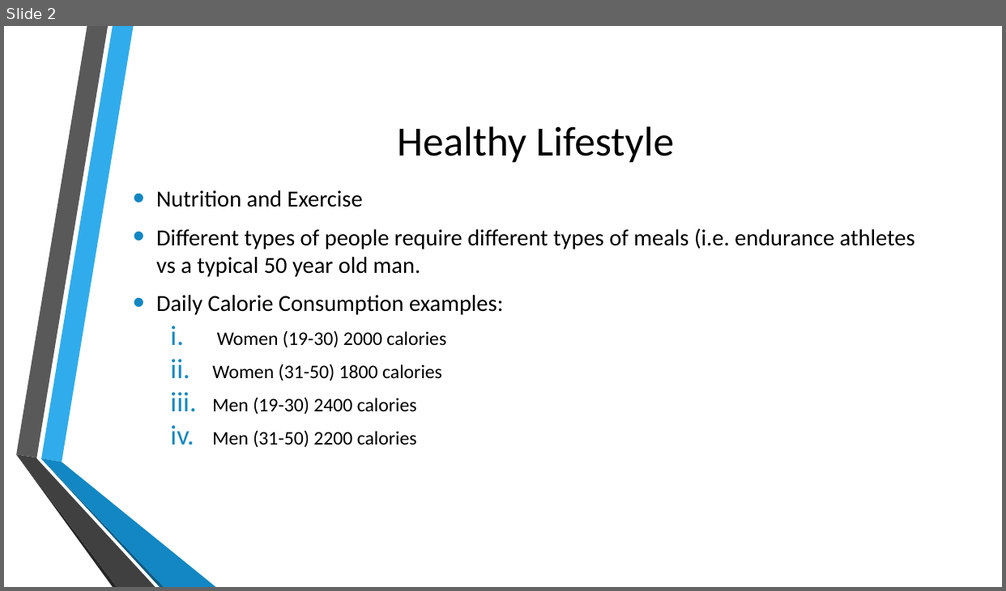
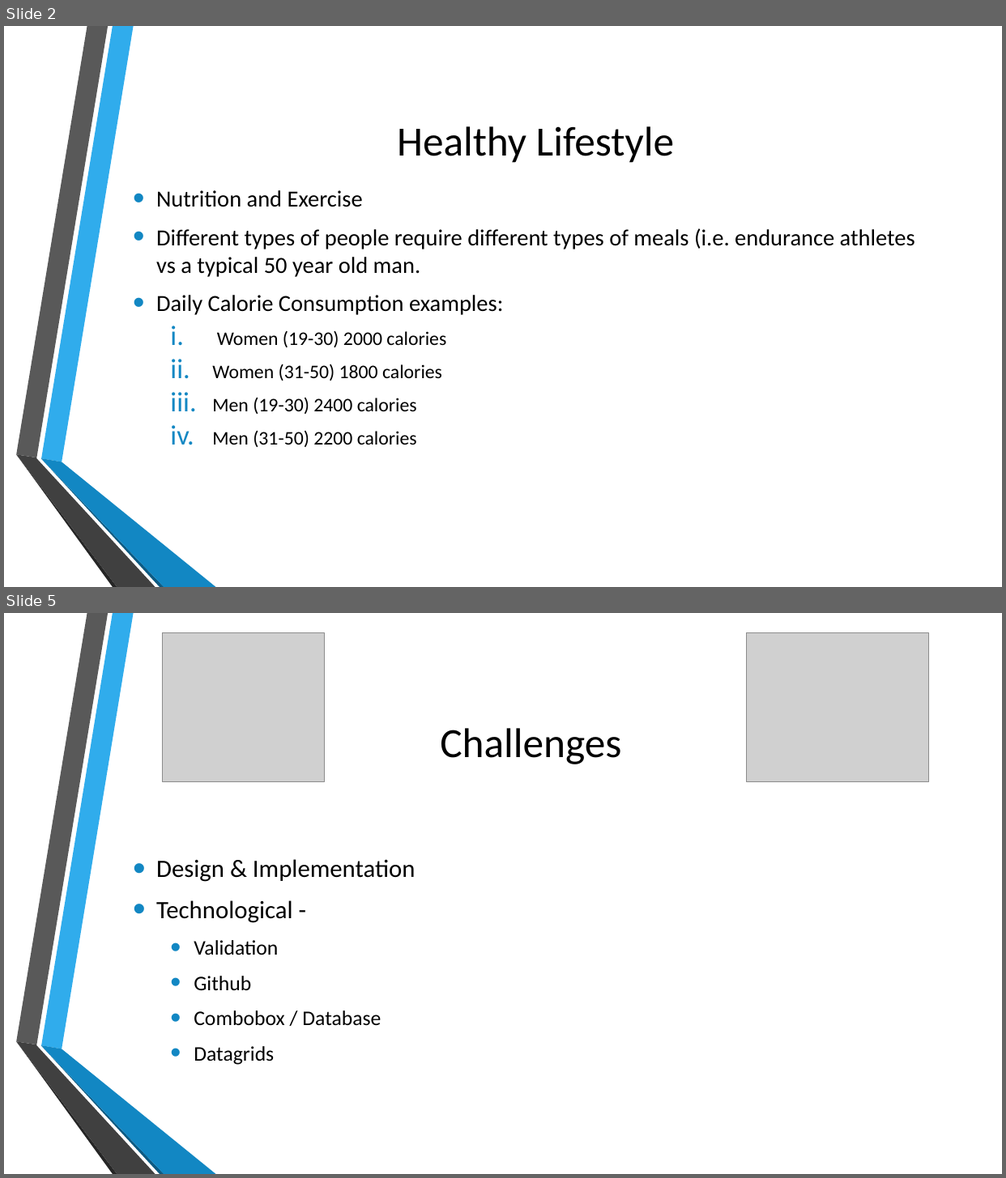
Before and after one commit to dpalucci/ProjectHealth, a slide deck: ProjectHealthPPT.pptx. Shown one above the other, each under a label of ours: slide 2 before the commit, slides 2 and 5 after it; the slides between them are not shown. The pictures are 1006x591 and 1006x1178 pixels, drawn with LibreOffice and Linux fonts; fonts in the diff are those of the drawing; grey boxes stand for pictures; background and template pictures are left out. Boxes give left, top, right and bottom in pixels: in the first picture for what was removed or moved away, otherwise in the second. Text is boxed around its words. In the diff, an @@ line names an element or a change of style, - is before the commit and + after.

```diff
--- a/ProjectHealthPPT.pptx
+++ b/ProjectHealthPPT.pptx
@@ slide 5 added at (x1=4, y1=613, x2=1002, y2=1174), background picture (left out); not listed: 6 template elements that a slide beside it also shows @@
@@ picture added at (x1=162, y1=633, x2=325, y2=782) @@
@@ picture added at (x1=747, y1=633, x2=928, y2=782) @@
@@ title added at (x1=440, y1=728, x2=621, y2=764), 40 pt, text #000000 @@
+Challenges
@@ text added at (x1=156, y1=859, x2=415, y2=1065), 20 pt, text #000000 @@
+• Design & Implementation
+• Technological -
+  • Validation
+  • Github
+  • Combobox / Database
+  • Datagrids
```
Also in this commit, not shown: 2 slides changed, 7 other slides added, 8 other files.
